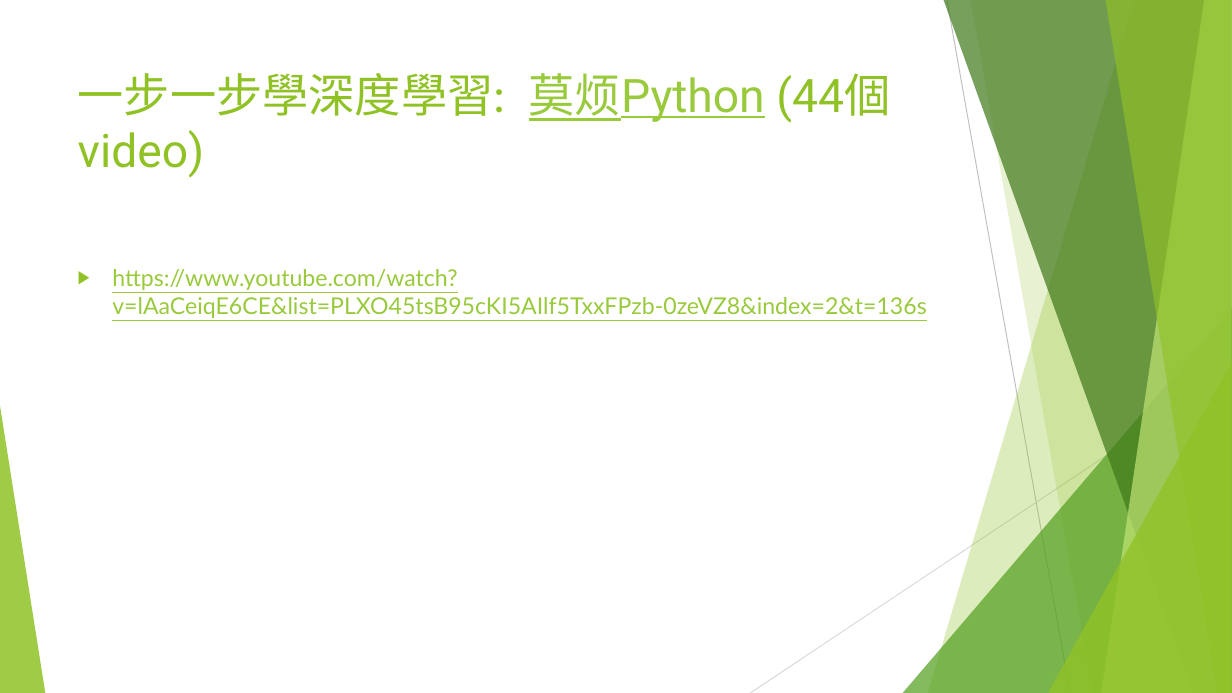
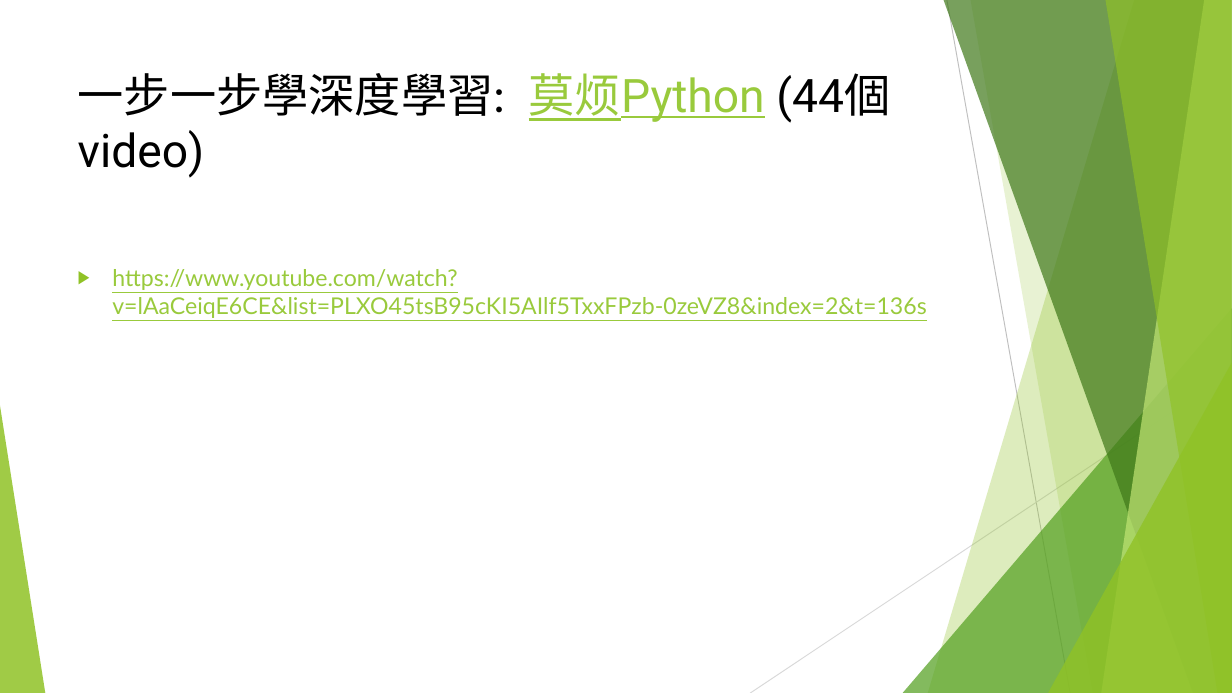
Before and after one commit to Scott-S-Lin/NTUT_PhD, a slide deck: slide 2 of Google TensorFlow 2.pptx. Drawn at 1232x693 pixels with LibreOffice and Linux fonts; fonts in the diff are those of the drawing. Boxes give left, top, right and bottom in pixels: in the first picture for what was removed or moved away, otherwise in the second. Text is boxed around its words. In the diff, an @@ line names an element or a change of style, - is before the commit and + after.

```diff
--- a/Google TensorFlow 2.pptx
+++ b/Google TensorFlow 2.pptx
@@ title "一步一步學深度學習: 莫烦Python (44個video)" at (78,73,765,122): text colour #90C226 to #000000 in "一步一步學深度學習: (44個video)" @@
```
Also in this commit, not shown: 3 other slides changed, 1 slide added.
